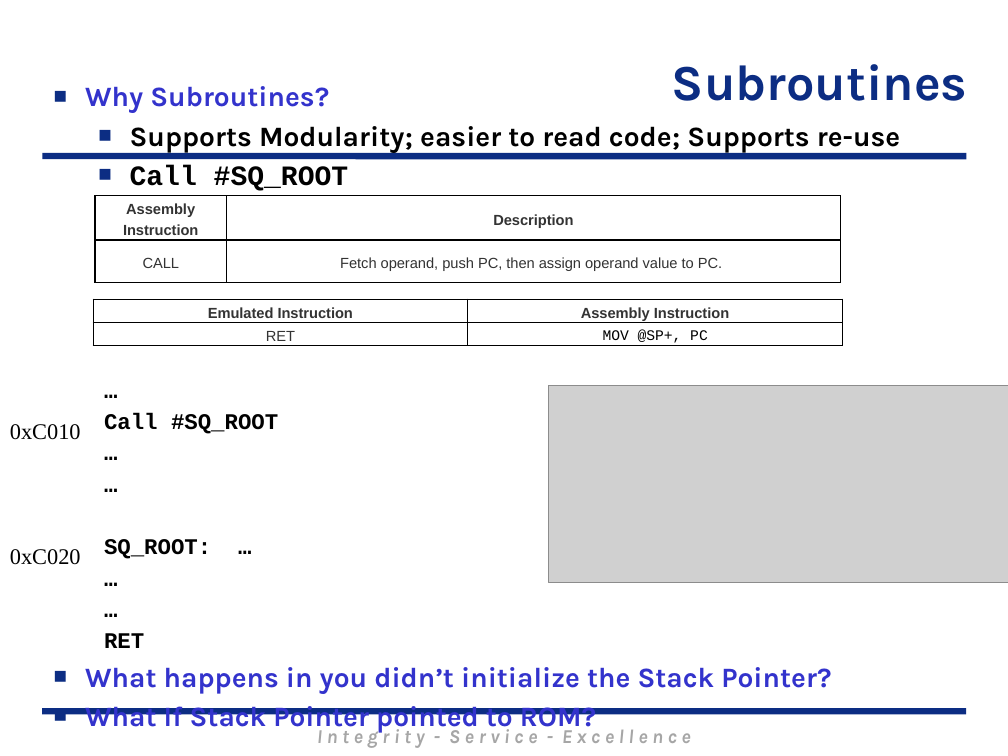
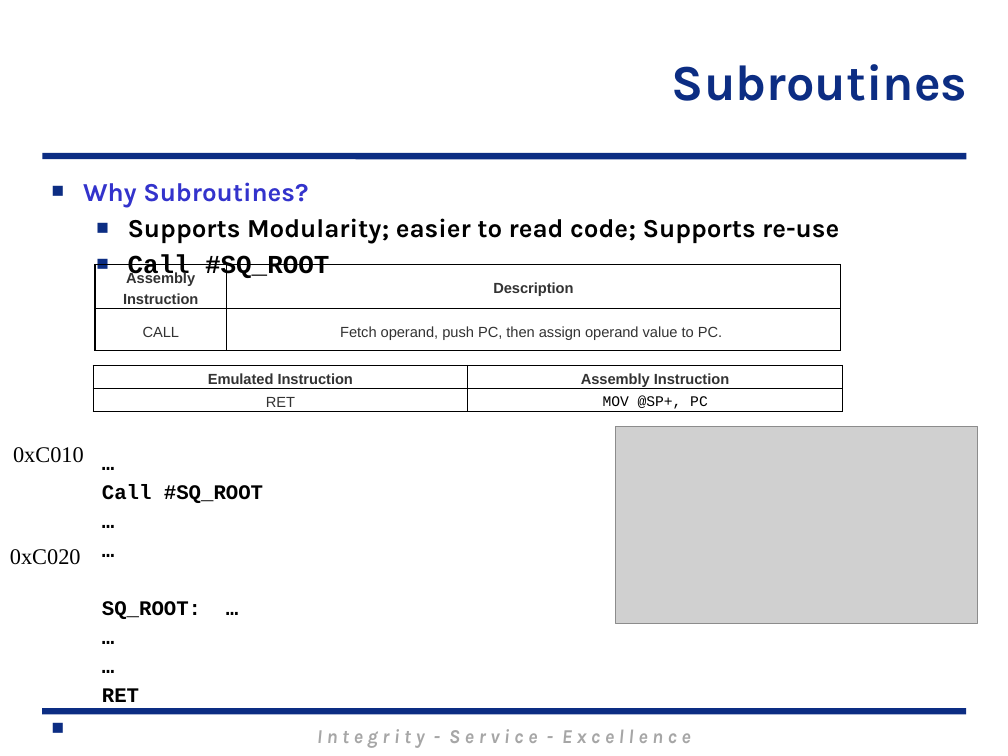
Before and after one commit to MarsUniversity/ECE382, a slide deck: slide 24 of source/lessons/lsn9-10/Lsn9-10.pptx (slide 25 before the commit). Drawn at 1008x756 pixels with LibreOffice and Linux fonts; fonts in the diff are those of the drawing; grey boxes stand for pictures; background and template pictures are left out. Boxes give left, top, right and bottom in pixels: in the first picture for what was removed or moved away, otherwise in the second. Text is boxed around its words. In the diff, an @@ line names an element or a change of style, - is before the commit and + after.

```diff
--- a/source/lessons/lsn9-10/Lsn9-10.pptx
+++ b/source/lessons/lsn9-10/Lsn9-10.pptx
@@ text "Why Subroutines?": place and size @@
-text "Why Subroutines?" at (85, 86, 901, 733)
+text "Why Subroutines?" at (83, 182, 839, 702)
@@ text "Why Subroutines?" at (83, 182, 839, 702): size 20 to 18.5 pt in "Why Subroutines?", "Supports Modularity; easier to read code; Supports ...", "Call #SQ_ROOT"; size 16 to 14.8 pt in "…", "Call #SQ_ROOT", "…", "…" and 4 more places @@
@@ table: place and size @@
-table at (95, 196, 840, 282)
+table at (95, 264, 840, 351)
@@ table: place and size @@
-table at (93, 299, 843, 347)
+table at (93, 366, 843, 413)
@@ text "0xC010": place and size @@
-text "0xC010" at (10, 424, 81, 440)
+text "0xC010" at (13, 447, 84, 463)
@@ picture: place and size @@
-picture at (548, 386, 1008, 584)
+picture at (615, 426, 978, 624)
@@ text at (85, 667, 831, 733): paragraphs removed @@
-■ What happens in you didn’t initialize the Stack Pointer?
-■ What If Stack Pointer pointed to ROM?
```
Also in this commit, not shown: 9 other slides changed, 2 slides removed, 25 other files.
